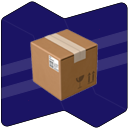
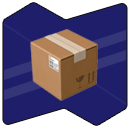
Layered file, before and after one edit (w=128, h=128). Changes by layer:
painted on "📦" over [30, 29, 99, 101]
removed layer "Logo NWD" over [1, 1, 128, 128]
added group "NetWorkedDatas Logo" with 2 layers over [3, 3, 127, 125]
added layer "White" (20%) in group "NetWorkedDatas Logo" over [4, 23, 126, 105]
added layer "background Colored" in group "NetWorkedDatas Logo" over [3, 3, 127, 125]
